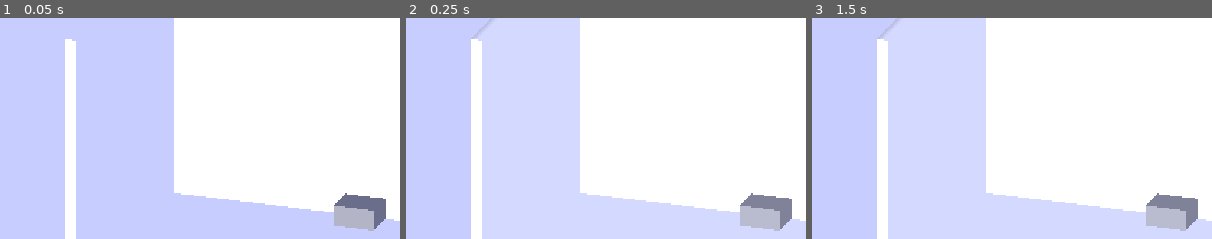
Above: before the commit, frames 1-3 (left to right).
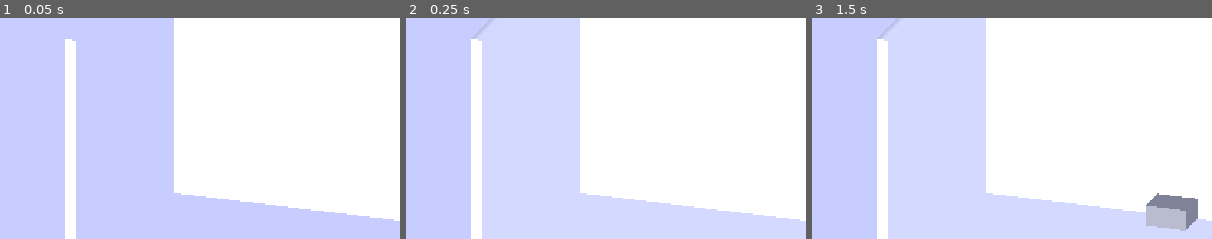
Above: after the commit, the same moments.

Repository: siyengar04/newday
Game: Godot game, scene res://main.tscn
Same seed, same stepped clock (60 frames per second), same inputs: the game is played once before the commit and once after it.
Inputs (mouse positions are % of the whole screen's width and height, from its top left):
- Up to frame 1 (0.05 s): no input
- Up to frame 2 (0.25 s): no input
- Up to frame 3 (1.5 s): click (0, 96) at 0.5 s; click (0, 97) at 1.25 s
The pictures show only the part of the screen within x 0-50%, y 20-70%; the shares and areas given below are measured in that part.

The runs differ from the first frame. In frame 1, 1.8% of the frame differs, in the area x 83-97%, y 79-97%; in frame 2, 1.8%; in frame 3, less than 0.1%.

Commit message:
added basic furniture item

Diff:
--- /dev/null
+++ b/ObjectScenes/Chair.tscn
@@ -0,0 +1,5 @@
+[gd_scene format=3 uid="uid://dis7rsadag53t"]
+
+[ext_resource type="PackedScene" uid="uid://daaqqo7cunqm0" path="res://FurnitureItem.tscn" id="1_h7brf"]
+
+[node name="FurnitureItem" unique_id=416144383 instance=ExtResource("1_h7brf")]
--- /dev/null
+++ b/ObjectScenes/Table.tscn
@@ -0,0 +1,5 @@
+[gd_scene format=3 uid="uid://bt2c0t8wexuyj"]
+
+[ext_resource type="PackedScene" uid="uid://daaqqo7cunqm0" path="res://FurnitureItem.tscn" id="1_8m6do"]
+
+[node name="FurnitureItem" unique_id=416144383 instance=ExtResource("1_8m6do")]
--- a/UI.tscn
+++ b/UI.tscn
@@ -1,10 +1,12 @@
 [gd_scene format=3 uid="uid://k506oxe5hmxl"]
 
 [ext_resource type="Script" uid="uid://c6ul73my0hvab" path="res://item_panel.gd" id="1_b3bc3"]
+[ext_resource type="PackedScene" uid="uid://dis7rsadag53t" path="res://ObjectScenes/Chair.tscn" id="2_g6l6n"]
+[ext_resource type="PackedScene" uid="uid://bt2c0t8wexuyj" path="res://ObjectScenes/Table.tscn" id="3_qui0h"]
 
 [node name="UI" type="CanvasLayer" unique_id=981345180]
 
-[node name="ItemPanel" type="PanelContainer" parent="." unique_id=1163485984]
+[node name="ItemPanel" type="PanelContainer" parent="." unique_id=1163485984 node_paths=PackedStringArray("chair_button", "table_button")]
 anchors_preset = 12
 anchor_top = 1.0
 anchor_right = 1.0
@@ -13,6 +15,10 @@
 grow_horizontal = 2
 grow_vertical = 0
 script = ExtResource("1_b3bc3")
+chair_scene = ExtResource("2_g6l6n")
+table_scene = ExtResource("3_qui0h")
+chair_button = NodePath("GridContainer/ChairButton")
+table_button = NodePath("GridContainer/TableButton")
 
 [node name="GridContainer" type="GridContainer" parent="ItemPanel" unique_id=812403313]
 layout_mode = 2
--- a/furniture_item.gd
+++ b/furniture_item.gd
@@ -1,31 +1,72 @@
+class_name FurnitureItem
 extends Area3D
-class_name FurnitureItem
 
 @export var item_id: String = "chair"
-@export var grid_size: Vector2i = Vector2i(1, 1)
 
 var is_placed: bool = false
-var overlapping_count: int = 0
+var is_selected: bool = false
+
+@onready var _mesh: MeshInstance3D = get_node_or_null("MeshInstance3D")
+@onready var _shape: CollisionShape3D = get_node_or_null("CollisionShape3D")
+
 
 func _ready() -> void:
-	body_entered.connect(_on_body_or_area_entered)
-	body_exited.connect(_on_body_or_area_exited)
-	area_entered.connect(_on_body_or_area_entered)
-	area_exited.connect(_on_body_or_area_exited)
+	monitoring = not is_placed
+	monitorable = true
 
-func _on_body_or_area_entered(_other) -> void:
-	if not is_placed:
-		overlapping_count += 1
-		_update_preview_material()
-
-func _on_body_or_area_exited(_other) -> void:
-	if not is_placed:
-		overlapping_count = max(0, overlapping_count - 1)
-		_update_preview_material()
 
 func can_place() -> bool:
-	return overlapping_count == 0
+	if _shape == null:
+		return true
+	var space := get_world_3d().direct_space_state
+	if space == null:
+		return true
+	var params := PhysicsShapeQueryParameters3D.new()
+	params.shape = _shape.shape
+	params.transform = _shape.global_transform
+	params.collision_mask = 1  # furniture layer
+	params.collide_with_areas = true
+	params.collide_with_bodies = true
+	params.exclude = [get_rid()]
+	return space.intersect_shape(params).is_empty()
 
-func _update_preview_material() -> void:
-	# Optional: Swap mesh material or albedo color (Green = Valid, Red = Blocked)
-	pass
+
+func set_selected(v: bool) -> void:
+	if is_selected == v:
+		return
+	is_selected = v
+	_apply_highlight(v)
+
+
+func set_preview_valid(valid: bool) -> void:
+	if _mesh == null:
+		return
+	var color := Color(0.3, 1.0, 0.3, 0.7) if valid else Color(1.0, 0.3, 0.3, 0.7)
+	var mat := _mesh.get_active_material(0)
+	var dup: StandardMaterial3D
+	if mat is StandardMaterial3D:
+		dup = mat.duplicate() as StandardMaterial3D
+	else:
+		dup = StandardMaterial3D.new()
+	dup.albedo_color = color
+	dup.transparency = BaseMaterial3D.TRANSPARENCY_ALPHA
+	dup.emission_enabled = false
+	_mesh.set_surface_override_material(0, dup)
+
+
+func _apply_highlight(v: bool) -> void:
+	if _mesh == null:
+		return
+	if not v:
+		_mesh.set_surface_override_material(0, null)
+		return
+	var mat := _mesh.get_active_material(0)
+	var dup: StandardMaterial3D
+	if mat is StandardMaterial3D:
+		dup = mat.duplicate() as StandardMaterial3D
+	else:
+		dup = StandardMaterial3D.new()
+	dup.emission_enabled = true
+	dup.emission = Color(1.0, 0.8, 0.2)
+	dup.emission_energy_multiplier = 0.6
+	_mesh.set_surface_override_material(0, dup)
--- a/item_panel.gd
+++ b/item_panel.gd
@@ -1,35 +1,62 @@
 extends PanelContainer
 
-@export var placement_manager: Node3D
+@export var placement_manager: PlacementManager
 
 @export var chair_scene: PackedScene
 @export var table_scene: PackedScene
 
 @export var chair_button: Button
 @export var table_button: Button
+@export var cancel_button: Button
+
+var _chair_btn: Button
+var _table_btn: Button
+var _cancel_btn: Button
+
 
 func _ready() -> void:
-	# Priority 1: Use exported button variables if assigned in Inspector
-	# Priority 2: Fall back to Scene Unique Names (%ChairButton / %TableButton)
-	var btn_chair: Button = chair_button if chair_button else get_node_or_null("%ChairButton") as Button
-	var btn_table: Button = table_button if table_button else get_node_or_null("%TableButton") as Button
+	_chair_btn = chair_button if chair_button else get_node_or_null("%ChairButton") as Button
+	_table_btn = table_button if table_button else get_node_or_null("%TableButton") as Button
+	_cancel_btn = cancel_button if cancel_button else get_node_or_null("%CancelButton") as Button
 
-	if btn_chair:
-		btn_chair.pressed.connect(func(): _select_item(chair_scene))
+	if _chair_btn:
+		_chair_btn.pressed.connect(func(): _select_item(chair_scene, _chair_btn))
 	else:
-		push_warning("ChairButton not found via @export or %ChairButton unique name.")
+		push_warning("ItemPanel: ChairButton not found.")
 
-	if btn_table:
-		btn_table.pressed.connect(func(): _select_item(table_scene))
+	if _table_btn:
+		_table_btn.pressed.connect(func(): _select_item(table_scene, _table_btn))
 	else:
-		push_warning("TableButton not found via @export or %TableButton unique name.")
+		push_warning("ItemPanel: TableButton not found.")
 
-func _select_item(scene: PackedScene) -> void:
-	if not placement_manager:
-		push_error("PlacementManager is not assigned on ItemPanel!")
+	if _cancel_btn:
+		_cancel_btn.pressed.connect(_on_cancel)
+	else:
+		# Cancel button is optional; Escape still works.
+		pass
+
+
+func _select_item(scene: PackedScene, source_btn: Button) -> void:
+	if placement_manager == null:
+		push_error("ItemPanel: placement_manager is not assigned.")
 		return
-	if not scene:
-		push_error("Item PackedScene is not assigned on ItemPanel!")
+	if scene == null:
+		push_error("ItemPanel: PackedScene not assigned.")
 		return
+	placement_manager.select_item_to_place(scene)
+	_set_active_button(source_btn)
 
-	placement_manager.select_item_to_place(scene)
+
+func _on_cancel() -> void:
+	if placement_manager == null:
+		return
+	placement_manager.cancel_placement()
+	placement_manager.select_placed_item(null)
+	_set_active_button(null)
+
+
+func _set_active_button(active: Button) -> void:
+	for btn in [_chair_btn, _table_btn]:
+		if btn == null:
+			continue
+		btn.set_pressed_no_signal(btn == active)
--- a/placement_manager.gd
+++ b/placement_manager.gd
@@ -1,63 +1,186 @@
+class_name PlacementManager
 extends Node3D
 
 @export var grid_size: float = 1.0
-@export var floor_collision_mask: int = 2 # Matches Layer 2 (Floor)
+@export var floor_collision_mask: int = 2  # Layer 2 = Floor
+@export var furniture_collision_mask: int = 1  # Layer 1 = Furniture
 @export var furniture_container: Node3D
 
 var current_item: FurnitureItem = null
-var current_rotation_step: int = 0 # 0, 1, 2, 3 (0°, 90°, 180°, 270°)
+var current_scene: PackedScene = null
+var current_rotation_step: int = 0
+var selected_item: FurnitureItem = null
+
 
 func _unhandled_input(event: InputEvent) -> void:
-	var mouse_pos = get_viewport().get_mouse_position()
-	var hovered_control = get_viewport().gui_get_hovered_control()
+	var hovered_control := get_viewport().gui_get_hovered_control()
 	if hovered_control != null and hovered_control.is_visible_in_tree():
 		return
-	if current_item == null:
-		return
 
-	# Rotate item on R or Mouse Wheel
-	if event.is_action_pressed("item_place_rotate") or (event is InputEventMouseButton and event.button_index == MOUSE_BUTTON_WHEEL_UP and event.pressed):
+	if current_item != null:
+		_handle_placement_input(event)
+	else:
+		_handle_select_input(event)
+
+
+func _handle_placement_input(event: InputEvent) -> void:
+	if event.is_action_pressed("item_place_rotate") \
+			or (event is InputEventMouseButton and event.button_index == MOUSE_BUTTON_WHEEL_UP and event.pressed):
 		rotate_current_item(1)
 	elif event is InputEventMouseButton and event.button_index == MOUSE_BUTTON_WHEEL_DOWN and event.pressed:
 		rotate_current_item(-1)
 
-	# Place item on Left Click
 	if event.is_action_pressed("item_place"):
 		try_place_current_item()
+	elif event.is_action_pressed("item_place_cancel"):
+		cancel_placement()
 
-	# Cancel item on Right Click
-	if event.is_action_pressed("item_place_cancel"):
-		cancel_placement()
+
+func _handle_select_input(event: InputEvent) -> void:
+	if event.is_action_pressed("item_place"):  # left click in select mode = select
+		var hit := raycast_furniture()
+		select_placed_item(hit)
+	elif event.is_action_pressed("item_place_cancel"):
+		select_placed_item(null)
+	elif event.is_action_pressed("item_rotate") and selected_item != null:
+		selected_item.rotate_y(PI / 2.0)
+	elif event.is_action_pressed("item_delete") and selected_item != null:
+		_delete_selected()
+
 
 func _process(_delta: float) -> void:
 	if current_item == null:
 		return
+	var hit_pos = get_floor_mouse_position()
+	if hit_pos != null:
+		current_item.global_position = snap_to_grid(hit_pos)
+		_update_ghost_feedback()
+
+
+# --- Placement API ---
+
+func select_item_to_place(item_scene: PackedScene) -> void:
+	if item_scene == null:
+		push_error("PlacementManager: null PackedScene.")
+		return
+
+	var instance := item_scene.instantiate()
+	if not (instance is FurnitureItem):
+		push_error("PlacementManager: '%s' root is '%s', not FurnitureItem." % [
+			item_scene.resource_path, instance.get_class()
+		])
+		instance.queue_free()
+		return
+
+	select_placed_item(null)
+	_cancel_ghost()
+	current_scene = item_scene
+	current_item = instance as FurnitureItem
+	current_item.is_placed = false
+	furniture_container.add_child(current_item)
+	current_rotation_step = 0
+	current_item.rotation_degrees.y = 0.0
 
 	var hit_pos = get_floor_mouse_position()
 	if hit_pos != null:
-		var snapped_pos = snap_to_grid(hit_pos)
-		current_item.global_position = snapped_pos
+		current_item.global_position = snap_to_grid(hit_pos)
+
+func try_place_current_item() -> void:
+	if current_item == null or not current_item.can_place():
+		return
+	var placed := current_item
+	placed.is_placed = true
+	placed.monitoring = false
+	placed.monitorable = true
+	placed.set_selected(false)
+
+	var next_scene := current_scene
+	current_item = null
+	select_item_to_place(next_scene)
+
+
+func rotate_current_item(dir: int) -> void:
+	if current_item == null:
+		return
+	current_rotation_step = posmod(current_rotation_step + sign(dir), 4)
+	current_item.rotation_degrees.y = current_rotation_step * 90.0
+
+
+func cancel_placement() -> void:
+	_cancel_ghost()
+
+
+func _cancel_ghost() -> void:
+	if current_item != null:
+		current_item.queue_free()
+		current_item = null
+
+
+# --- Selection API ---
+
+func raycast_furniture() -> FurnitureItem:
+	var viewport := get_viewport()
+	var camera := viewport.get_camera_3d()
+	if camera == null:
+		return null
+	var mouse := viewport.get_mouse_position()
+	var from := camera.project_ray_origin(mouse)
+	var to := from + camera.project_ray_normal(mouse) * 1000.0
+	var query := PhysicsRayQueryParameters3D.create(from, to, furniture_collision_mask)
+	query.collide_with_areas = true
+	query.collide_with_bodies = true
+	var result := get_world_3d().direct_space_state.intersect_ray(query)
+	if result.is_empty():
+		return null
+	var collider = result.collider
+	if collider is FurnitureItem:
+		return collider
+	# Fallback: walk up to find a FurnitureItem ancestor.
+	var node = collider
+	while node != null:
+		if node is FurnitureItem:
+			return node
+		node = node.get_parent()
+	return null
+
+
+func select_placed_item(item: FurnitureItem) -> void:
+	if selected_item == item:
+		return
+	if selected_item != null and is_instance_valid(selected_item):
+		selected_item.set_selected(false)
+	selected_item = item
+	if selected_item != null:
+		selected_item.set_selected(true)
+
+
+func _delete_selected() -> void:
+	if selected_item == null:
+		return
+	var to_free := selected_item
+	selected_item = null
+	to_free.queue_free()
+
+
+# --- Geometry helpers ---
 
 func get_floor_mouse_position():
-	var viewport = get_viewport()
-	var camera = viewport.get_camera_3d()
-	var mouse_pos = viewport.get_mouse_position()
+	var viewport := get_viewport()
+	var camera := viewport.get_camera_3d()
+	if camera == null:
+		return null
+	var mouse_pos := viewport.get_mouse_position()
+	var from := camera.project_ray_origin(mouse_pos)
+	var dir := camera.project_ray_normal(mouse_pos)
+	var to := from + dir * 1000.0
+	var query := PhysicsRayQueryParameters3D.create(from, to, floor_collision_mask)
+	query.collide_with_areas = false
+	query.collide_with_bodies = true
+	var result := get_world_3d().direct_space_state.intersect_ray(query)
+	if result.is_empty():
+		return null
+	return result.position
 
-	var from = camera.project_ray_origin(mouse_pos)
-	var dir = camera.project_ray_normal(mouse_pos)
-	var to = from + dir * 1000.0
-
-	var space_state = get_world_3d().direct_space_state
-	var query = PhysicsRayQueryParameters3D.create(from, to, floor_collision_mask)
-
-	# Optional: Set to true if your floor uses an Area3D instead of a StaticBody3D
-	# query.collide_with_areas = false
-	# query.collide_with_bodies = true
-
-	var result = space_state.intersect_ray(query)
-	if result:
-		return result.position
-	return null
 
 func snap_to_grid(pos: Vector3) -> Vector3:
 	return Vector3(
@@ -66,32 +189,8 @@
 		snapped(pos.z, grid_size)
 	)
 
-func select_item_to_place(item_scene: PackedScene) -> void:
-	if current_item != null:
-		current_item.queue_free()
 
-	current_item = item_scene.instantiate() as FurnitureItem
-	current_item.is_placed = false
-	furniture_container.add_child(current_item)
-	current_rotation_step = 0
-
-func rotate_current_item(dir: int) -> void:
-	current_rotation_step = (current_rotation_step + dir) % 4
-	current_item.rotation_degrees.y = current_rotation_step * 90.0
-
-func try_place_current_item() -> void:
-	if current_item.can_place():
-		current_item.is_placed = true
-		# Optionally keep spawning same item or clear reference:
-		var scene_to_reinstantiate = load(current_item.scene_file_path)
-		current_item = null
-		select_item_to_place(scene_to_reinstantiate)
-
-func cancel_placement() -> void:
-	if current_item != null:
-		current_item.queue_free()
-		current_item = null
-
-func _ready() -> void:
-	var test_scene = preload("res://FurnitureItem.tscn")
-	select_item_to_place(test_scene)
+func _update_ghost_feedback() -> void:
+	if current_item == null:
+		return
+	current_item.set_preview_valid(current_item.can_place())
--- a/project.godot
+++ b/project.godot
@@ -37,6 +37,15 @@
 "events": [Object(InputEventKey,"resource_local_to_scene":false,"resource_name":"","device":-1,"window_id":0,"alt_press …(192 unchanged characters)…
 ]
 }
+item_rotate={
+"deadzone": 0.2,
+"events": [Object(InputEventKey,"resource_local_to_scene":false,"resource_name":"","device":-1,"window_id":0,"alt_pressed":false,"shift_pressed":false,"ctrl_pressed":false,"meta_pressed":false,"pressed":false,"keycode":0,"physical_keycode":82,"key_label":0,"unicode":114,"location":0,"echo":false,"script":null)
+]
+}
+item_delete={
+"deadzone": 0.2,
+"events": []
+}
 
 [physics]
 
